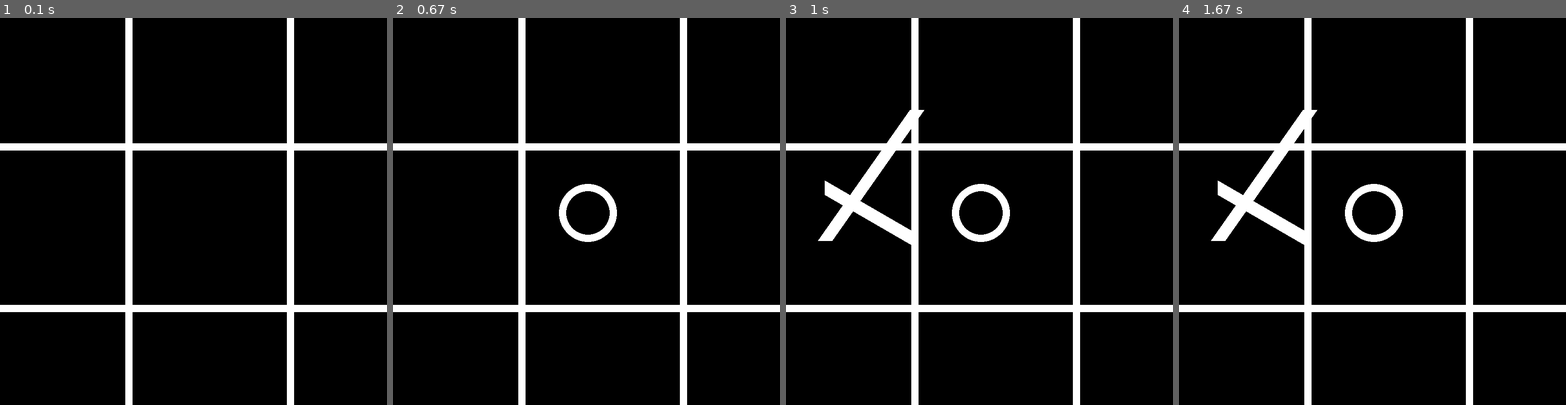
Above: before the commit, frames 1-4 (left to right).
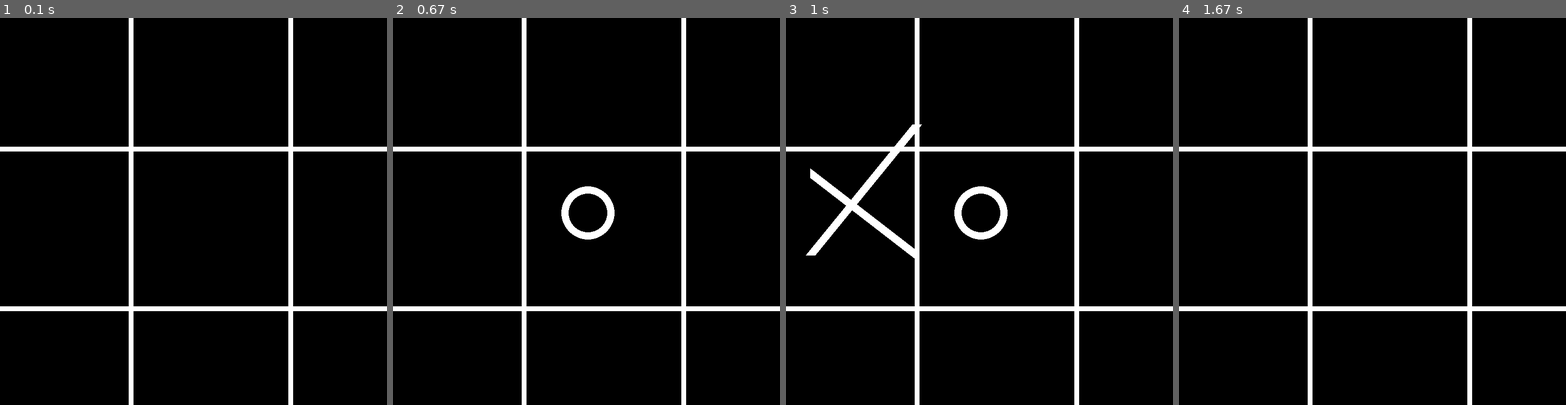
Above: after the commit, the same moments.

Repository: alouane-mehdi/jeux
Game: pygame game, started from tictactoe.py
Same seed, same stepped clock (60 frames per second), same inputs: the game is played once before the commit and once after it.
Inputs (mouse positions are in pixels of both pictures, inside the frame that each line leads up to):
- Up to frame 1 (0.1 s): no input
- Up to frame 2 (0.67 s): click (586, 211) at 0.38 s
- Up to frame 3 (1 s): click (886, 215) at 0.72 s
- Up to frame 4 (1.67 s): hold R from 1.5 s (still down)

The runs differ from the first frame. In frame 1, 3.4% of the frame differs, in the area x 0-100%, y 0-100%; in frame 2, 3.9%; in frame 3, 5.3%; in frame 4, 6.0%.

Commit message:
fonction restart ajoutée (un peu buggé..)

Diff:
--- a/tictactoe.py
+++ b/tictactoe.py
@@ -4,97 +4,164 @@
 
 pygame.init()
 
-WIDTH= 800
+WIDTH = 800
 HEIGHT = 800
 BLACK = (0, 0, 0)
 WHITE = (255, 255, 255)
-radius_cercle= 60
-largeur_cercle= 15
-largeur_ligne = 15
-largeur_croix = 30
-espace = 80
+radius_cercle = 55
+largeur_cercle = 15
+largeur_ligne = 10
+largeur_croix = 20
+espace = 50
 lignes_plateau = 3
 colonnes_plateau = 3
 
-fenetre= pygame.display.set_mode( (WIDTH, HEIGHT) )
+fenetre = pygame.display.set_mode((WIDTH, HEIGHT))
 pygame.display.set_caption('TIC TAC TOE')
-fenetre.fill( BLACK )
+fenetre.fill(BLACK)
 
-
-plateau = np.zeros( (lignes_plateau, colonnes_plateau) )
-
-
+plateau = np.zeros((lignes_plateau, colonnes_plateau))
 
 
 def lignes():
-    pygame.draw.line(fenetre, WHITE, (0, 266), (800, 266), largeur_ligne )
-    pygame.draw.line(fenetre, WHITE, (0, 600), (800, 600), largeur_ligne )
-    pygame.draw.line(fenetre, WHITE, (266, 0), (266, 800), largeur_ligne )
-    pygame.draw.line(fenetre, WHITE, (600, 0), (600, 800), largeur_ligne )
+    pygame.draw.line(fenetre, WHITE, (0, 270), (800, 270), largeur_ligne)
+    pygame.draw.line(fenetre, WHITE, (0, 600), (800, 600), largeur_ligne)
+    pygame.draw.line(fenetre, WHITE, (270, 0), (270, 800), largeur_ligne)
+    pygame.draw.line(fenetre, WHITE, (600, 0), (600, 800), largeur_ligne)
+
 
 def dessinrond():
     for ligne in range(lignes_plateau):
         for colonne in range(colonnes_plateau):
             if plateau[ligne][colonne] == 1:
-                pygame.draw.circle(fenetre, WHITE, (int(colonne * 270 + 133), int( ligne * 270 + 133 )), radius_cercle, largeur_cercle )
-            elif plateau[ligne][colonne]==2:
-                pygame.draw.line(fenetre, WHITE, (colonne * 270 + espace, ligne * 270 + 270-espace), (colonne * 270 + 270, ligne * 270-espace), largeur_croix)
-                pygame.draw.line(fenetre, WHITE, (colonne * 270 + espace, ligne * 270 + espace ),(colonne * 270 + 270 , ligne * 270 + 270 - espace), largeur_croix)
+                pygame.draw.circle(fenetre, WHITE, (int(colonne * 270 + 133), int(ligne * 270 + 133)),
+                                   radius_cercle, largeur_cercle)
+            elif plateau[ligne][colonne] == 2:
+                pygame.draw.line(fenetre, WHITE, (colonne * 270 + espace, ligne * 270 + 270 - espace),
+                                 (colonne * 270 + 270, ligne * 270 - espace), largeur_croix)
+                pygame.draw.line(fenetre, WHITE, (colonne * 270 + espace, ligne * 270 + espace),
+                                 (colonne * 270 + 270, ligne * 270 + 270 - espace), largeur_croix)
 
 
 def carre_occupe(ligne, colonne, joueur):
     plateau[ligne][colonne] = joueur
 
+
 def carre_libre(ligne, colonne):
-    if plateau[ligne][colonne] == 0:
-        return True
-    else:
-        return False
+    return plateau[ligne][colonne] == 0
+
 
 def plateau_rempli():
     for ligne in range(lignes_plateau):
         for colonne in range(colonnes_plateau):
-            if plateau[ligne][colonne]==0:
+            if plateau[ligne][colonne] == 0:
                 return False
+    return True
 
-    return True
+
+def victoire(player):
+    for colonne in range(colonnes_plateau):
+        if plateau[0][colonne] == player and plateau[2][colonne] == player:
+            victoire_verticale(colonne, player)
+            return True
+
+    for ligne in range(lignes_plateau):
+        if plateau[ligne][0] == player and plateau[ligne][1] == player and plateau[ligne][2] == player:
+            victoire_horizontale(ligne, player)
+            return True
+
+    if plateau[2][0] == player and plateau[1][1] == player and plateau[0][2] == player:
+        diagonale1(player)
+        return True
+
+    if plateau[0][0] == player and plateau[1][1] == player and plateau[2][2] == player:
+        diagonale2(player)
+        return True
+
+    return False
+
+
+def victoire_verticale(colonne, player):
+    posX = colonne * 270 + 100
+    if player == 1:
+        color = WHITE
+    elif player == 2:
+        color = WHITE
+
+    pygame.draw.line(fenetre, WHITE, (posX, 15), (posX, HEIGHT - 15), 15)
+
+
+def victoire_horizontale(ligne, player):
+    posY = ligne * 270 + 100
+
+    if player == 1:
+        color = WHITE
+    elif player == 2:
+        color = WHITE
+
+    pygame.draw.line(fenetre, WHITE, (15, posY), (WIDTH - 15, posY), 15)
+
+
+def diagonale1(player):
+    if player == 1:
+        color = WHITE
+    elif player == 2:
+        color = WHITE
+
+    pygame.draw.line(fenetre, WHITE, (15, HEIGHT - 15), (WIDTH - 15, 15), 15)
+
+
+def diagonale2(player):
+    if player == 1:
+        color = WHITE
+    elif player == 2:
+        color = WHITE
+
+    pygame.draw.line(fenetre, WHITE, (15, 15), (WIDTH - 15, HEIGHT - 15), 15)
+
+
+def restart():
+    fenetre.fill(BLACK)  # Corrected to fill with black instead of white
+    lignes()
+    player = 1
+    for ligne in range(lignes_plateau):
+        for colonne in range(colonnes_plateau):
+            plateau[ligne][colonne] = 0
 
 
 lignes()
 
 player = 1
 
-while True :
+while True:
     for event in pygame.event.get():
         if event.type == pygame.QUIT:
             sys.exit()
 
         if event.type == pygame.MOUSEBUTTONDOWN:
+            mouseX = event.pos[0]  # x
+            mouseY = event.pos[1]  # y
 
-            mouseX = event.pos[0] #x
-            mouseY = event.pos[1] #y
-
-            ligne_cliquee= int(mouseY // 266)
+            ligne_cliquee = int(mouseY // 266)
             colonne_cliquee = int(mouseX // 266)
 
-
-            if carre_libre ( ligne_cliquee, colonne_cliquee) :
+            if carre_libre(ligne_cliquee, colonne_cliquee):
                 if player == 1:
-                    carre_occupe( ligne_cliquee, colonne_cliquee, 1)
+                    carre_occupe(ligne_cliquee, colonne_cliquee, 1)
+                    if victoire(player):
+                        restart()
                     player = 2
 
                 elif player == 2:
-                    carre_occupe( ligne_cliquee, colonne_cliquee, 2)
+                    carre_occupe(ligne_cliquee, colonne_cliquee, 2)
+                    if victoire(player):
+                        restart()
                     player = 1
-
 
                 dessinrond()
 
-
-
-
-
-
-
+        if event.type == pygame.KEYDOWN:
+            if event.key == pygame.K_r:
+                restart()
 
     pygame.display.update()
